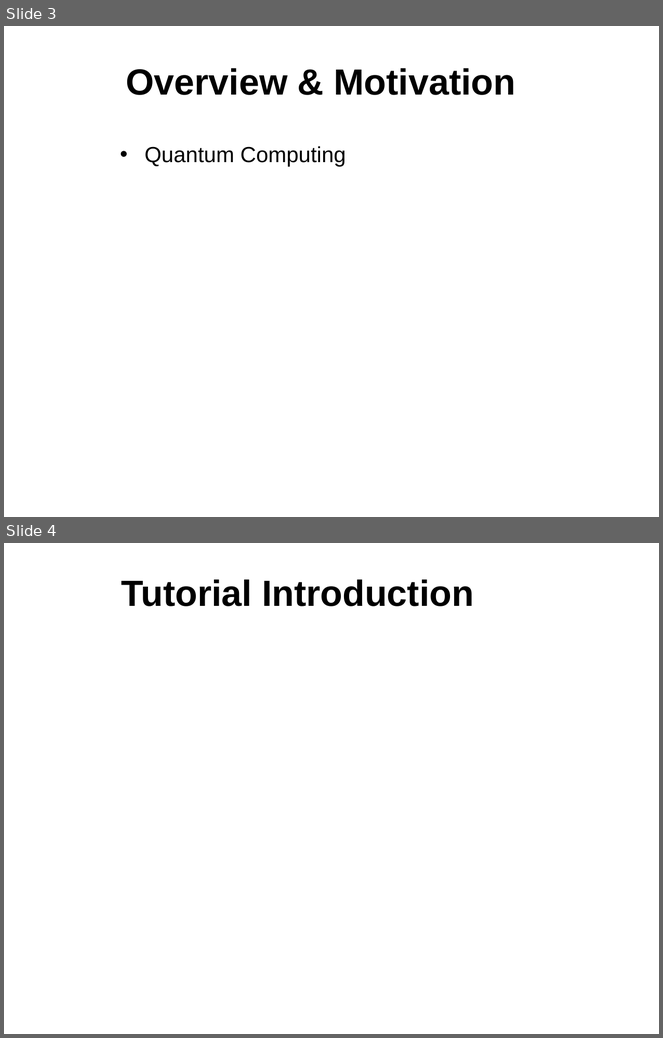
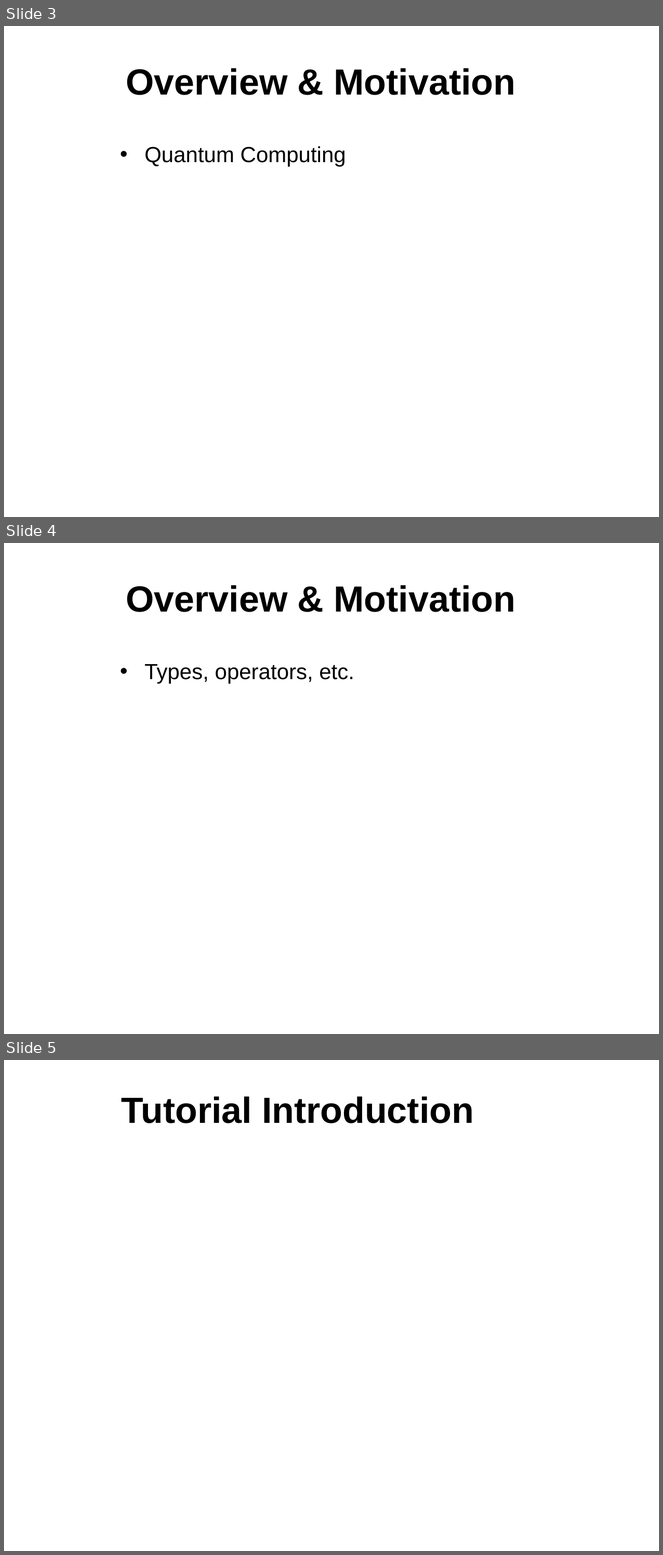
Before and after one commit to sdk21/PLT, a slide deck: Demo/Qlang.pptx. Shown one above the other, each under a label of ours: slides 3 and 4 before the commit, slides 3, 4 and 5 after it. The pictures are 663x1038 and 663x1555 pixels, drawn with LibreOffice and Linux fonts; fonts in the diff are those of the drawing; background and template pictures are left out. Boxes give left, top, right and bottom in pixels: in the first picture for what was removed or moved away, otherwise in the second. Text is boxed around its words. In the diff, an @@ line names an element or a change of style, - is before the commit and + after.

```diff
--- a/Demo/Qlang.pptx
+++ b/Demo/Qlang.pptx
@@ slide 4 added at [4,543,659,1034], background picture (left out) @@
@@ title added at [126,585,516,612], 40 pt, text #000000, bold @@
+Overview & Motivation
@@ text added at [144,664,354,684], 24 pt, text #000000 @@
+• Types, operators, etc.
@@ what was slide 4 is now slide 5 @@
```
Also in this commit, not shown: 2 slides changed, 2 other slides added.
